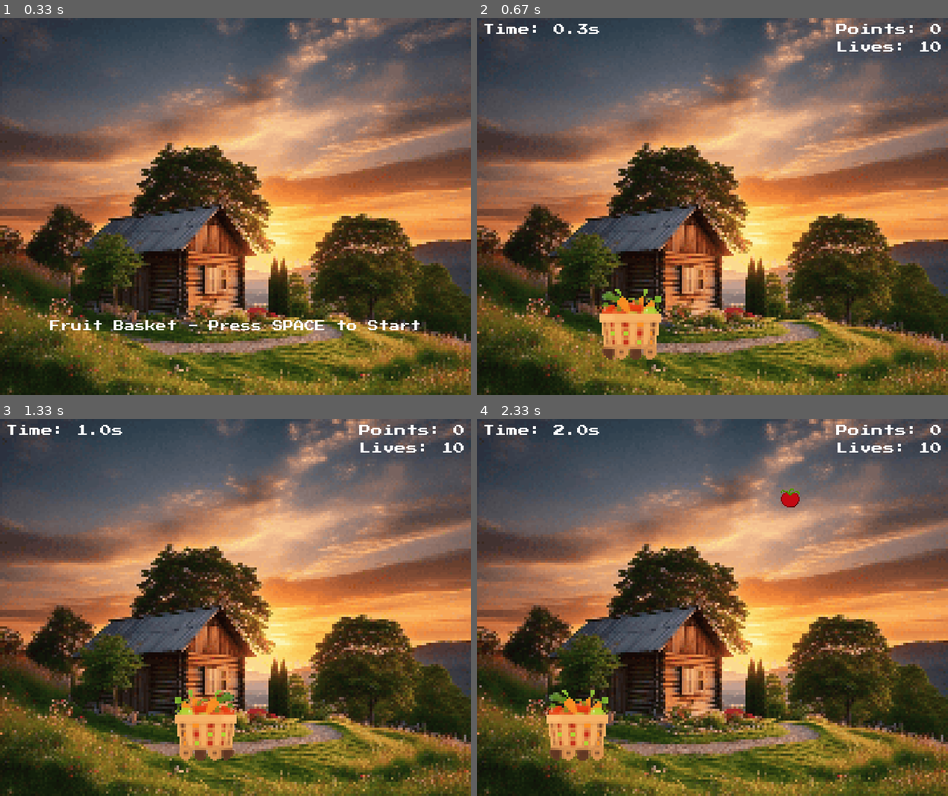
Above: before the commit, frames 1-4 (two rows, left to right).
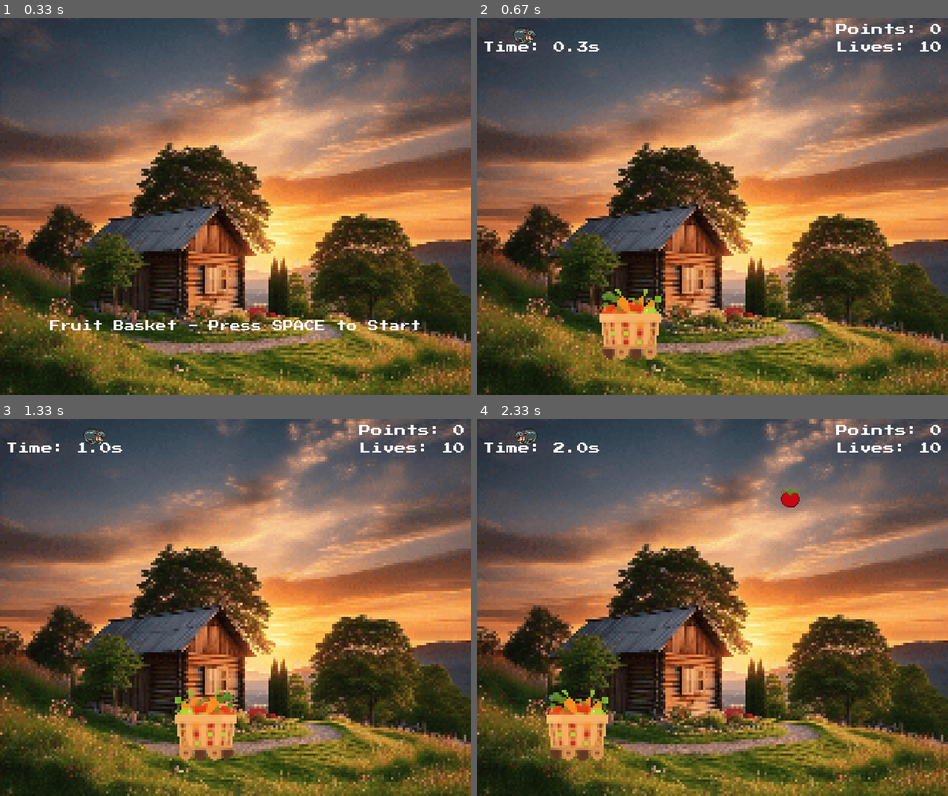
Above: after the commit, the same moments.

Repository: chickenSandwich-cpu/Fruit_Basket_pygame
Game: pygame game, started from Fruit_Basket/Fruit_Basket.py
The game is run twice, just before and just after one commit, with the same random seed, the same clock (stepped at 60 frames per second) and the same inputs.
Inputs:
- Up to frame 1 (0.33 s): no input
- Up to frame 2 (0.67 s): tap Space at 0.33 s
- Up to frame 3 (1.33 s): hold Right from 1.17 s (still down); tap Space at 1.23 s
- Up to frame 4 (2.33 s): tap Space at 1.53, 1.73, 2.03, 2.3 s; release Right at 1.63 s; hold Left 1.67-2.2 s; hold Left from 2.23 s (still down)

Frame 1 is identical in both runs. In frame 2, 0.5% of the frame differs, in the area x 1-26%, y 1-9%; in frame 3, 0.5%; in frame 4, 0.6%.

Commit message:
add the fun

Diff:
--- a/Fruit_Basket/Fruit_Basket.py
+++ b/Fruit_Basket/Fruit_Basket.py
@@ -28,6 +28,13 @@
 FRUIT_WIDTH, FRUIT_HEIGHT = 32, 32
 FRUIT_VEL = 5
 
+# Hippo properties
+HIPPO_WIDTH, HIPPO_HEIGHT = 64, 64
+HIPPO_VEL = 2
+HIPPO_X, HIPPO_Y = 10, -2
+HIPPO_DIRECTION = 1  # 1 for right, -1 for left
+HIPPO_MOVE_SECONDS = 1000  # Move every 1000 milliseconds (1 second)
+
 # Set up font
 FONT = pygame.font.Font("fonts/PressStart2P.ttf", 20)
 
@@ -36,6 +43,10 @@
 basket_img = pygame.image.load("assets/basket.png")
 basket_img = pygame.transform.scale(basket_img, (BASKET_WIDTH, BASKET_HEIGHT))
 basket_flipped = pygame.transform.flip(basket_img, True, False)
+
+hippo_img = pygame.image.load("assets/hippo.png")
+hippo_img = pygame.transform.scale(hippo_img, (HIPPO_WIDTH, HIPPO_HEIGHT))
+hippo_flipped = pygame.transform.flip(hippo_img, True, False)
 
 # Load fruit images
 fruit_images = [
@@ -78,13 +89,24 @@
 mixer.music.set_endevent(pygame.USEREVENT)
 play_songs()
 
+def update_hippo():
+    global HIPPO_X, HIPPO_DIRECTION
+    HIPPO_X += HIPPO_VEL * HIPPO_DIRECTION
+
+    if HIPPO_X <= 0 or HIPPO_X + HIPPO_WIDTH >= HIPPO_WIDTH + 150:
+        HIPPO_DIRECTION *= -1
+
 def draw(basket_img, basket_rect, elapsed_time, points, lives, fruits):
     # Draw the background image
     WIN.blit(BG, (0, 0))
 
+    # Draw the hippo
+    hippo_rect = pygame.Rect(HIPPO_X, HIPPO_Y, HIPPO_WIDTH, HIPPO_HEIGHT)
+    WIN.blit(hippo_img if HIPPO_DIRECTION == 1 else hippo_flipped, hippo_rect)
+
     # Draw the timer
     time_text = FONT.render(f"Time: {round(elapsed_time, 1)}s", 1, (255, 255, 255))
-    WIN.blit(time_text, (10, 10))
+    WIN.blit(time_text, (10, 40))
 
     # Draw the points
     points_text = FONT.render(f"Points: {points}", 1, (255, 255, 255))
@@ -168,6 +190,11 @@
     while run:
         fruit_count += clock.tick(60)  # Set the frame rate to 60 FPS
         elapsed_time = time.time() - start_time
+        update_hippo()
+
+        text_surface = FONT.render("Time: 999s", True, (255, 255, 255))
+        text_width, text_height = text_surface.get_size()
+        print("Width:", text_width, "Height:", text_height)
 
         # Update the basket speed every 15 seconds
         basket_vel = min(12, BASKET_VEL + int(elapsed_time // 15))
Binary file added: Fruit_Basket/assets/hippo.png
